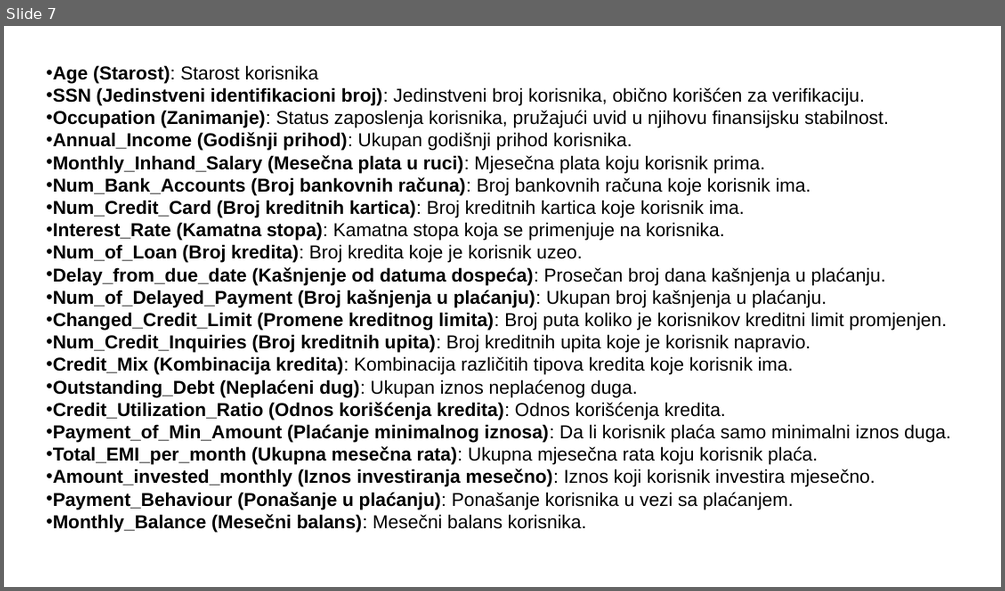
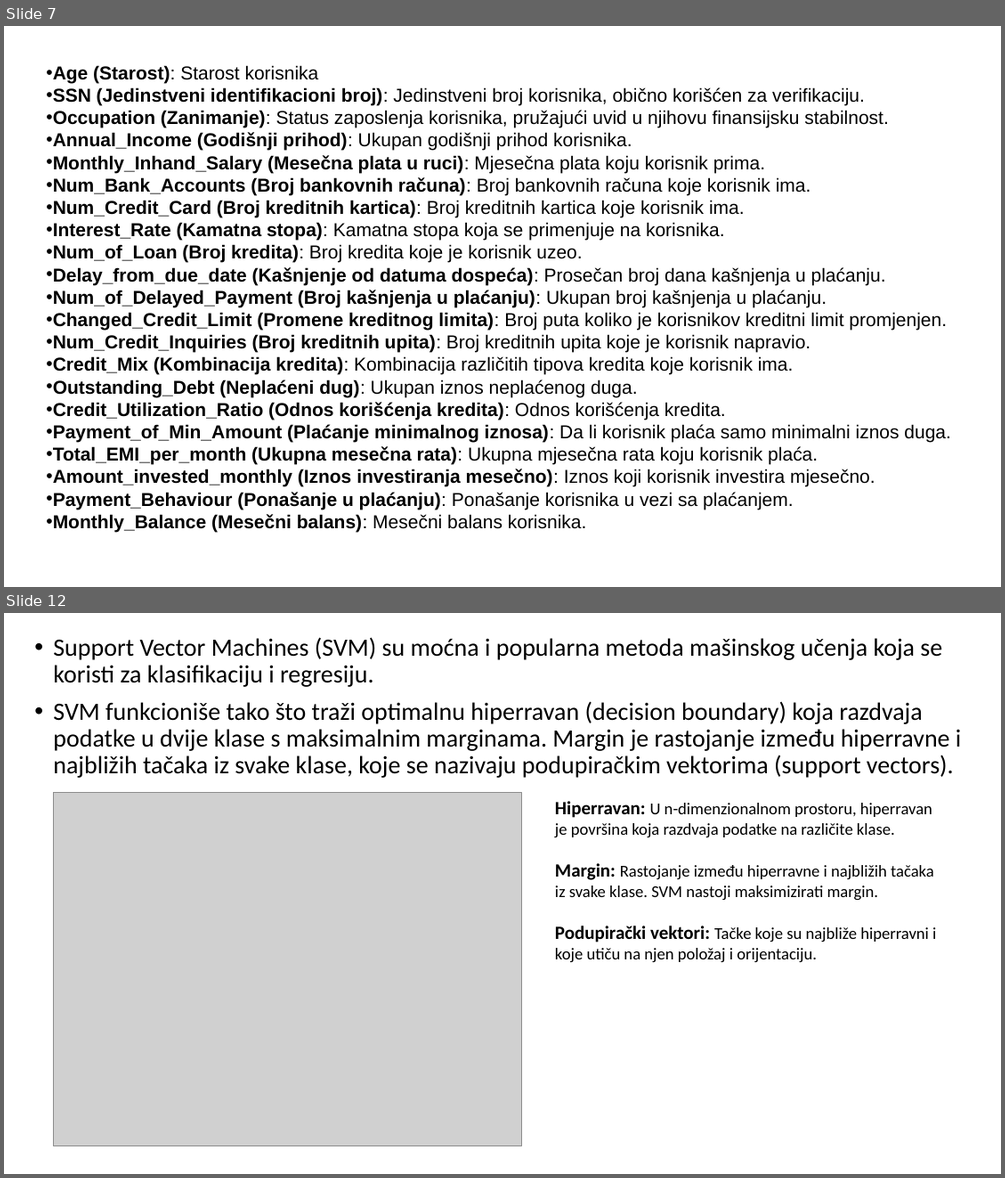
Before and after one commit to Pejanovic/ORI, a slide deck: Prezentacija.pptx. Shown one above the other, each under a label of ours: slide 7 before the commit, slides 7 and 12 after it; the slides between them are not shown. The pictures are 1005x591 and 1005x1178 pixels, drawn with LibreOffice and Linux fonts; fonts in the diff are those of the drawing; grey boxes stand for pictures. Boxes give left, top, right and bottom in pixels: in the first picture for what was removed or moved away, otherwise in the second. Text is boxed around its words. In the diff, an @@ line names an element or a change of style, - is before the commit and + after.

```diff
--- a/Prezentacija.pptx
+++ b/Prezentacija.pptx
@@ slide 12 added at box(4, 613, 1001, 1174), background #FFFFFF @@
@@ text added at box(53, 637, 961, 778), 24 pt, text #000000 @@
+• Support Vector Machines (SVM) su moćna i popularna metoda mašinskog učenja koja se koristi za klasifikaciju i regresiju.
+• SVM funkcioniše tako što traži optimalnu hiperravan (decision boundary) koja razdvaja podatke u dvije klase s maksimalnim marginama. Margin je rastojanje između hiperravne i najbližih tačaka iz svake klase, koje se nazivaju podupiračkim vektorima (support vectors).
@@ picture added at box(53, 793, 521, 1145) @@
@@ text added at box(555, 801, 936, 963), 16 pt, text #000000 @@
+Hiperravan: U n-dimenzionalnom prostoru, hiperravan je površina koja razdvaja podatke na različite klase.
+Margin: Rastojanje između hiperravne i najbližih tačaka iz svake klase. SVM nastoji maksimizirati margin.
+Podupirački vektori: Tačke koje su najbliže hiperravni i koje utiču na njen položaj i orijentaciju.
```
Also in this commit, not shown: 27 other slides added.
